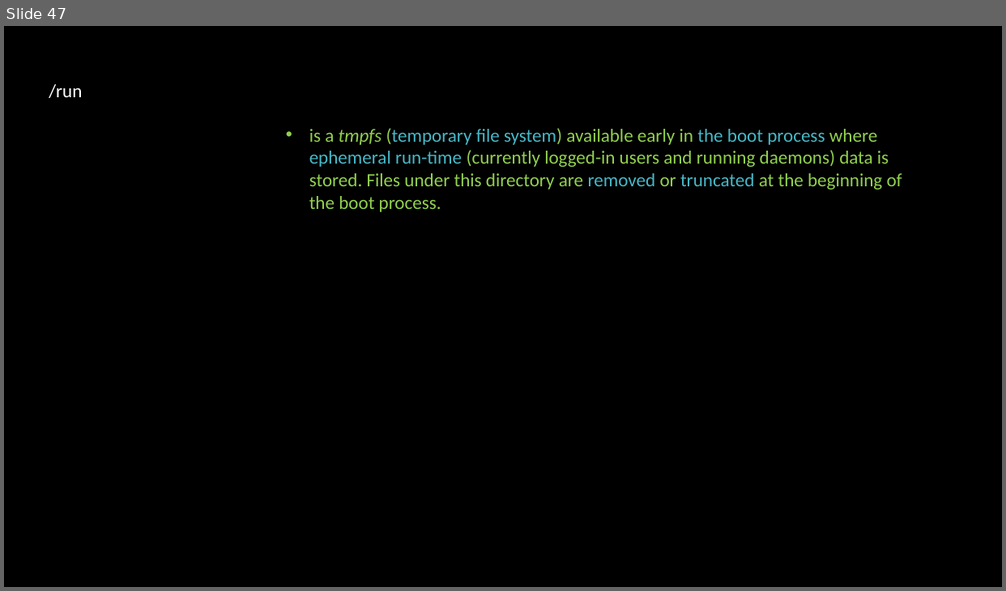
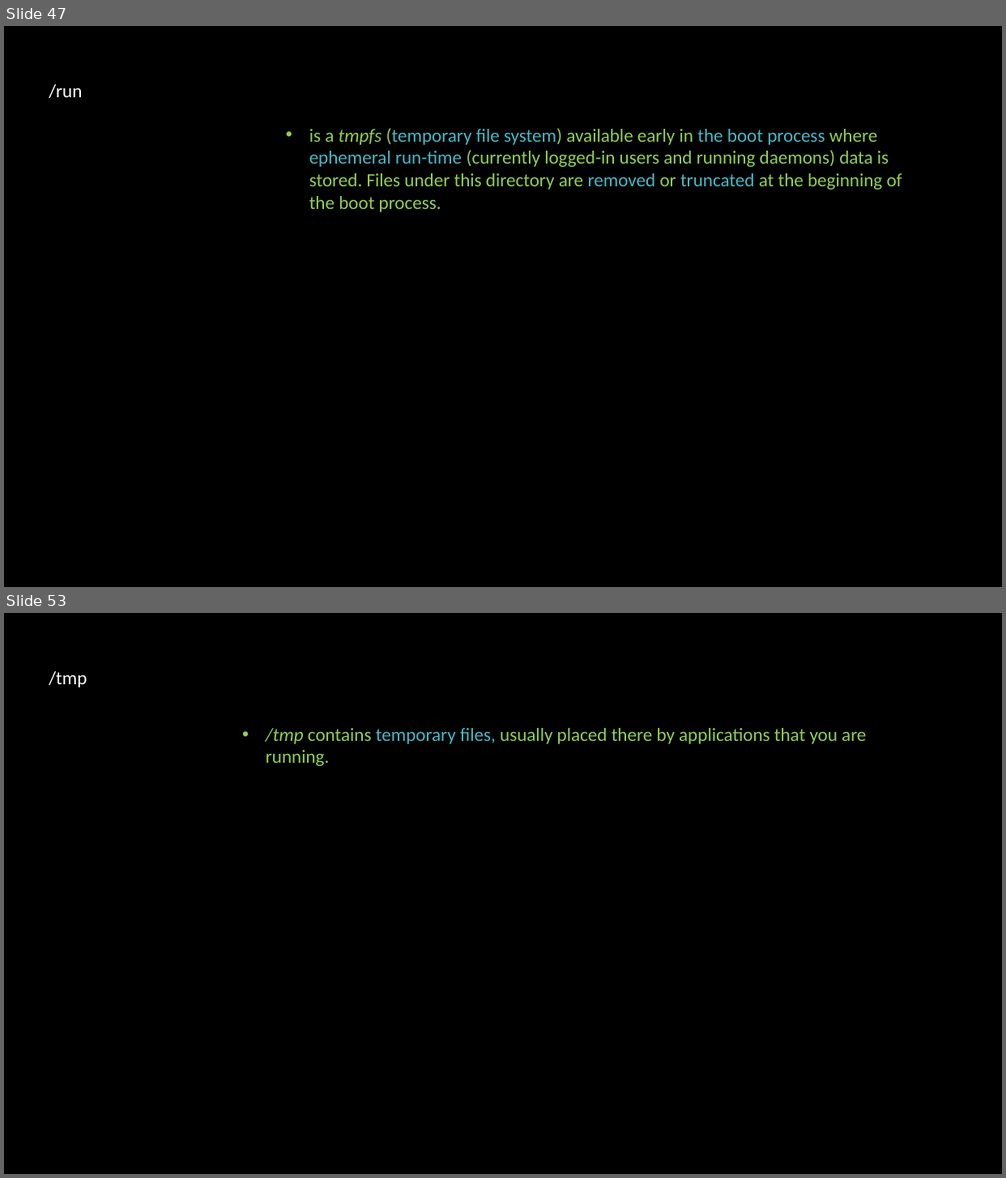
Before and after one commit to linuxfestival/introduction-to-linux-resources, a slide deck: PowerPoint/amirkabir_linux_festival.pptx. Shown one above the other, each under a label of ours: slide 47 before the commit, slides 47 and 53 after it; the slides between them are not shown. The pictures are 1006x591 and 1006x1178 pixels, drawn with LibreOffice and Linux fonts; fonts in the diff are those of the drawing. Boxes give left, top, right and bottom in pixels: in the first picture for what was removed or moved away, otherwise in the second. Text is boxed around its words. In the diff, an @@ line names an element or a change of style, - is before the commit and + after.

```diff
--- a/PowerPoint/amirkabir_linux_festival.pptx
+++ b/PowerPoint/amirkabir_linux_festival.pptx
@@ slide 53 added at box(4, 613, 1002, 1174), background #000000 @@
@@ text added at box(49, 671, 87, 688), 18 pt, text #FFFFFF @@
+/tmp
@@ text added at box(266, 728, 866, 766), 18 pt, text #92D050 @@
+• /tmp contains temporary files, usually placed there by applications that you are running.
```
Also in this commit, not shown: 3 slides changed, 6 other slides added.
